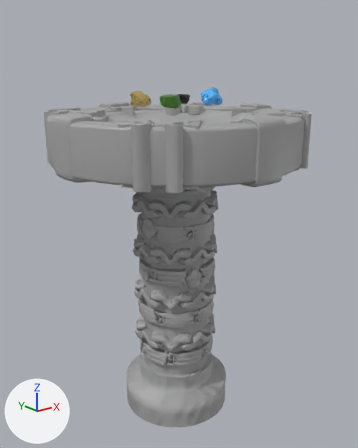
Before and after pictures for a commit that changed the FBX model MayanTemple/Content/Temple/Base/High/Room2_StonesKey_v001.fbx.
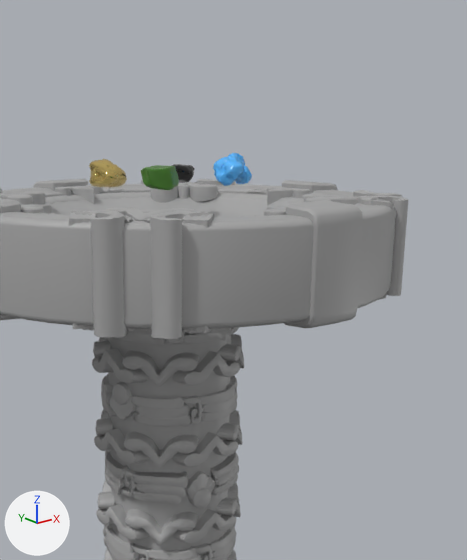
Old and new are each drawn whole from a 50 mm camera at (-95.5, -1220.6, 114.9) aimed at (1.1, -1099.7, 66.6) and again close up on the part from 22% to 96% of the width and 0% to 71% of the height. The axes (+X, +Y, +Z) are drawn at lower left. The lights are the same throughout. Where no turn or scale is listed for an object, it has been applied to the vertices.

The scene before the commit, as lines of its bpy script (objects in view):
```python
ob_r2_altar_room2 = bpy.data.objects.new('R2_Altar_Room2', me_mesh_002)
ob_r2_altar_room2.location = (0.0, -1099.5, 1.9)
ob_r2_altar_room2.rotation_euler = (1.571, 0.0, 0.0)  # degrees (90, 0, 0)
ob_r2_altar_room2.scale = (1.01, 1.01, 1.01)
ob_r2_gold_low = bpy.data.objects.new('R2_Gold_LOW', me_mesh_006)
ob_r2_gold_low.location = (-8.2, -1093.0, 105.9)
ob_r2_jade_low = bpy.data.objects.new('R2_Jade_LOW', me_defaultmaterial_001)
ob_r2_jade_low.location = (-8.3, -1107.5, 106.3)
ob_r2_obsidian_low = bpy.data.objects.new('R2_Obsidian_LOW', me_tar_11_3430_rdzen_z_obsydianu_165k_edit04w_002)
ob_r2_obsidian_low.location = (8.1, -1091.8, 105.5)
ob_r2_turquoise_low = bpy.data.objects.new('R2_Turquoise_LOW', me_sasso09_001)
ob_r2_turquoise_low.location = (8.3, -1107.2, 106.7)
ob_r3_key = bpy.data.objects.new('R3_Key', me_mesh_003)
ob_r3_key.parent = ob_r2_altar_room2
ob_r3_key.location = (-11.27, 64.98, 1.139)
```
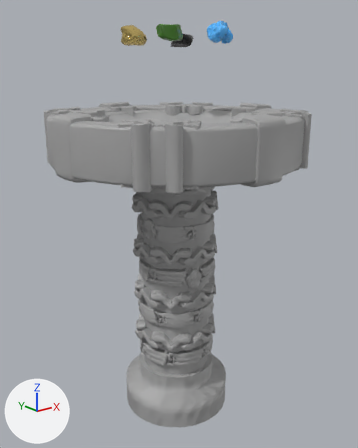
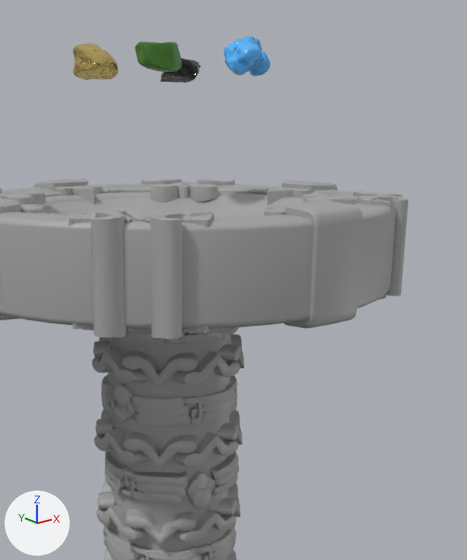
Where the newer file only moved an object's origin or applied its transform, the numbers keep the older frame.

The change, as a list of edits to the scene's bpy script:
```text
Add me_defaultmaterial_001_1:
    me_defaultmaterial_001_1.from_pydata(...)  # 269 vertices, 534 faces; spans x -3.63..4.83, y -2.93..2.86, z -2.36..1.94
    me_defaultmaterial_001_1.materials.append(mat_jade)  # its picture is missing
Add me_mesh_006_1:
    me_mesh_006_1.from_pydata(...)  # 1415 vertices, 2825 faces; spans x -3.98..4.57, y -3.64..4.8, z -2.41..3.21
    me_mesh_006_1.materials.append(mat_gold)  # its picture is missing
Add me_sasso09_001_1:
    me_sasso09_001_1.from_pydata(...)  # 783 vertices, 1562 faces; spans x -4.56..4.54, y -3.47..2.97, z -2.82..3.36
    me_sasso09_001_1.materials.append(mat_turquoise)  # its picture is missing
Add me_tar_11_3430_rdzen_z_obsydianu_165k_edit04w_002_1:
    me_tar_11_3430_rdzen_z_obsydianu_165k_edit04w_002_1.from_pydata(...)  # 829 vertices, 1653 faces; spans x -4.04..4.51, y -4.1..4.44, z -1.98..2.04
    me_tar_11_3430_rdzen_z_obsydianu_165k_edit04w_002_1.materials.append(mat_obsidian)  # its picture is missing
Change ob_r3_key:
    ob_r3_key.location: (-11.27, 64.98, 1.139) -> (0.124, -1099.0, 94.22)
Remove ob_r2_obsidian_low:
    ob_r2_obsidian_low = bpy.data.objects.new('R2_Obsidian_LOW', me_tar_11_3430_rdzen_z_obsydianu_165k_edit04w_002)
    ob_r2_obsidian_low.location = (8.1, -1091.8, 105.5)
Remove ob_r2_turquoise_low:
    ob_r2_turquoise_low = bpy.data.objects.new('R2_Turquoise_LOW', me_sasso09_001)
    ob_r2_turquoise_low.location = (8.3, -1107.2, 106.7)
Remove ob_r2_jade_low:
    ob_r2_jade_low = bpy.data.objects.new('R2_Jade_LOW', me_defaultmaterial_001)
    ob_r2_jade_low.location = (-8.3, -1107.5, 106.3)
Remove ob_r2_gold_low:
    ob_r2_gold_low = bpy.data.objects.new('R2_Gold_LOW', me_mesh_006)
    ob_r2_gold_low.location = (-8.2, -1093.0, 105.9)
Add ob_r2_jade:
    ob_r2_jade = bpy.data.objects.new('R2_Jade', me_defaultmaterial_001_1)
    ob_r2_jade.location = (-9.7, -1109.1, 124.3)
Add ob_r2_gold:
    ob_r2_gold = bpy.data.objects.new('R2_Gold', me_mesh_006_1)
    ob_r2_gold.location = (-9.6, -1092.1, 123.7)
Add ob_r2_turquoise:
    ob_r2_turquoise = bpy.data.objects.new('R2_Turquoise', me_sasso09_001_1)
    ob_r2_turquoise.location = (9.7, -1108.7, 124.7)
Add ob_r2_obsidian:
    ob_r2_obsidian = bpy.data.objects.new('R2_Obsidian', me_tar_11_3430_rdzen_z_obsydianu_165k_edit04w_002_1)
    ob_r2_obsidian.location = (9.4, -1090.8, 123.3)
```

Location of each change, [x1, y1, x2, y2] in pixels of the close-ups (467 x 560 px):
'R2_Turquoise', added (blue)
    after: [224, 36, 270, 76]
'R2_Gold', added (yellow)
    after: [73, 43, 118, 80]
'R2_Jade', added (green)
    after: [135, 41, 182, 72]
'R2_Turquoise_LOW', deleted (blue)
    before: [213, 153, 252, 186]
'R2_Gold_LOW', deleted (yellow)
    before: [89, 159, 127, 188]
'R2_Jade_LOW', deleted (green)
    before: [141, 165, 179, 190]
'R3_Key', moved
    before: [109, 383, 136, 420]
    after: [111, 384, 136, 421]
'R2_Obsidian', added (black)
    after: [161, 58, 201, 83]
'R2_Obsidian_LOW', deleted
    before: [171, 164, 195, 183]
